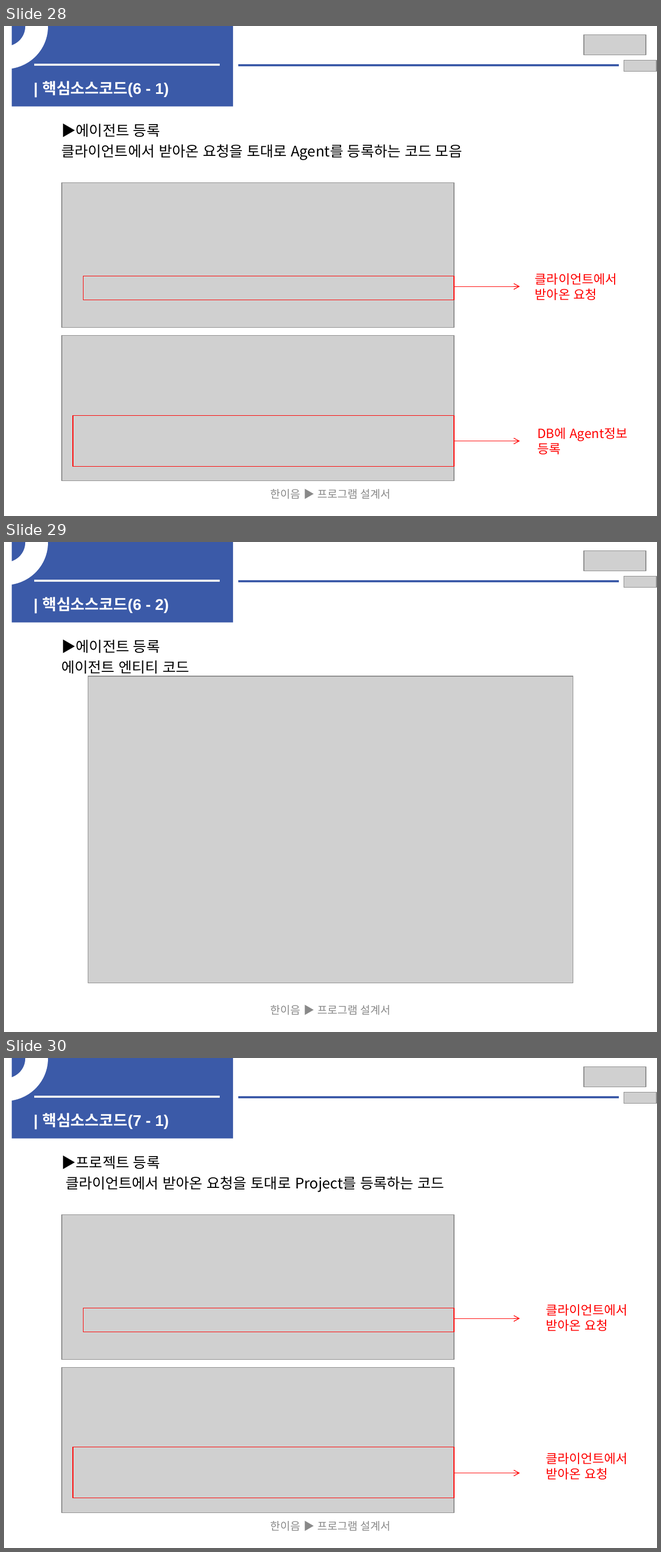
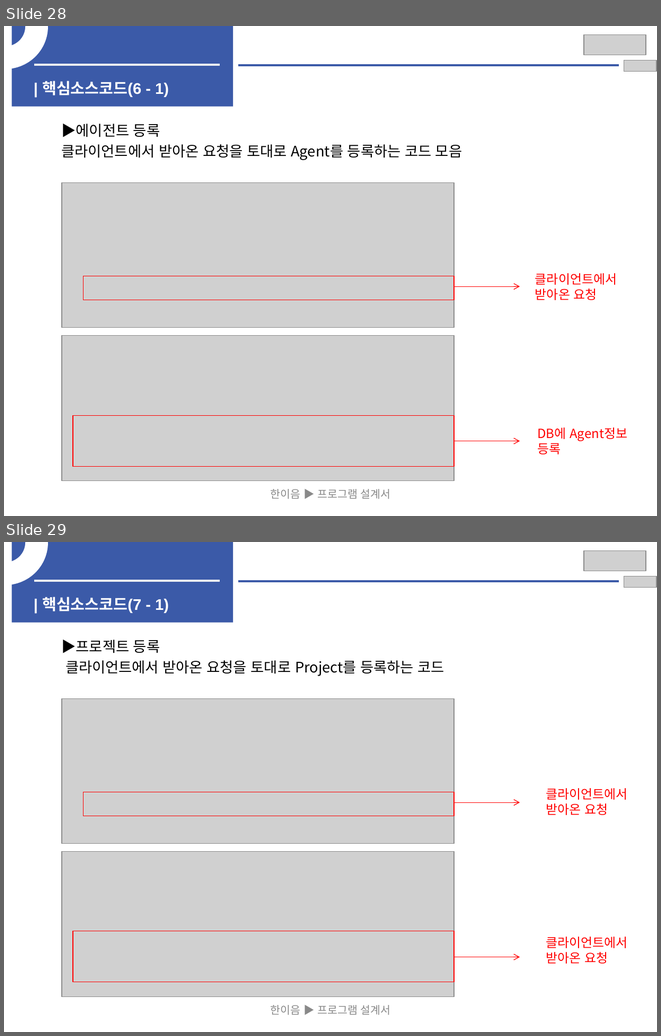
Before and after one commit to HwangYooHyun1/2023_Hanium_prj, a slide deck: 02_문서/04_2차 심층평가/2023_SW개발_HW제작설계서_일반_초안.pptx. Shown one above the other, each under a label of ours: slides 28, 29 and 30 before the commit, slides 28 and 29 after it. The pictures are 661x1552 and 661x1036 pixels, drawn with LibreOffice and Linux fonts; fonts in the diff are those of the drawing; grey boxes stand for pictures; background and template pictures are left out. Boxes give left, top, right and bottom in pixels: in the first picture for what was removed or moved away, otherwise in the second. Text is boxed around its words. In the diff, an @@ line names an element or a change of style, - is before the commit and + after.

```diff
--- a/02_문서/04_2차 심층평가/2023_SW개발_HW제작설계서_일반_초안.pptx
+++ b/02_문서/04_2차 심층평가/2023_SW개발_HW제작설계서_일반_초안.pptx
@@ slide 29 removed at box(4, 542, 657, 1032), background #FFFFFF @@
@@ freeform shape removed at box(4, 542, 47, 584) @@
@@ rectangle removed at box(12, 542, 233, 623) @@
@@ picture removed at box(584, 551, 646, 571) @@
@@ line removed from (34, 581) to (220, 581) @@
@@ line removed from (238, 581) to (619, 581) @@
@@ picture removed at box(624, 576, 657, 587) @@
@@ text removed at box(42, 597, 169, 613) @@
-| 핵심소스코드(6 - 2)
@@ text removed at box(61, 640, 190, 677) @@
-▶에이전트 등록
-에이전트 엔티티 코드
@@ picture removed at box(88, 676, 573, 982) @@
@@ text removed at box(271, 1005, 391, 1015) @@
-한이음 ▶ 프로그램 설계서
@@ what was slide 30 is now slide 29 @@
```
Also in this commit, not shown: 4 slides changed, 1 other slide removed, 1 other file.
